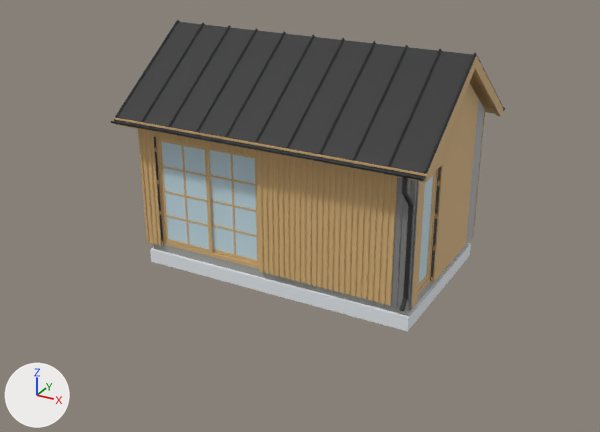
One commit to the glTF model design-review/15-kvm-forrad/model.glb: the scene before it, then after it.
One viewpoint serves both versions: a 50 mm lens placed at (9031.0, -10830.0, 6578.0), pointed at (2524.0, 1001.0, 662.0). Every picture has the same lights, and +X, +Y and +Z are marked at lower left. The picture after the commit comes second. Where no turn or scale is listed for an object, it has been applied to the vertices. Vertices at exactly the same position are counted once.

The first picture shows 'b110', 'b116', 'b140', 'b153', 'b172', 'b2', 'b281', 'b282', 'b284', 'b285', 'b286', 'b287', 'b4' and 92 more.
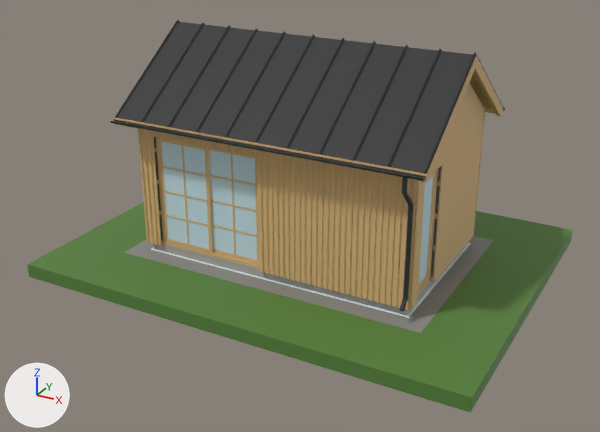
Patch to the scene script:
```diff
--- a/design-review/15-kvm-forrad/model.glb.py
+++ b/design-review/15-kvm-forrad/model.glb.py
@@ mat_gras_matt @@
+mat_gras_matt = principled_material('Gras matt')
+mat_gras_matt.base_color = (0.0931, 0.216, 0.0423)  # green #56803a
+mat_gras_matt.roughness = 0.6
@@ mat_singel_gra @@
+mat_singel_gra = principled_material('Singel gra')
+mat_singel_gra.base_color = (0.254, 0.254, 0.231)  # grey #8a8a84
+mat_singel_gra.roughness = 0.6
@@ me_body1418 @@
 me_body1418.from_pydata(...)  # 10 vertices, 16 faces; spans x -61.0..61.0, y -24.0..24.0, z -1208.0..1208.0
 # used by ob_b286; location = (4790.0, -61.0, 1208.0)
+# me_body1418 part 1: 16 faces spanning x -61.0..61.0, y -24.0..24.0, z -1208.0..1208.0 switch from mat_steel___satin (grey #a0a0a0) to mat_tra__gran (beige #d6b27a)
@@ me_body1419 @@
 me_body1419.from_pydata(...)  # 10 vertices, 16 faces; spans x -61.0..61.0, y -24.0..24.0, z -1208.0..1208.0
 # used by ob_b287; location = (4892.0, -61.0, 1208.0)
+# me_body1419 part 2: 16 faces spanning x -61.0..61.0, y -24.0..24.0, z -1208.0..1208.0 switch from mat_steel___satin (grey #a0a0a0) to mat_tra__gran (beige #d6b27a)
@@ me_mark_gras @@
+me_mark_gras.from_pydata(...)  # 16 vertices, 32 faces; spans x -4084.0..4084.0, y -3085.0..3085.0, z -125.0..125.0
+me_mark_gras.materials.append(mat_gras_matt)  # green #56803a
@@ me_mark_singel @@
+me_mark_singel.from_pydata(...)  # 16 vertices, 32 faces; spans x -2884.0..2884.0, y -1884.0..1884.0, z -125.0..125.0
+me_mark_singel.materials.append(mat_singel_gra)  # grey #8a8a84
@@ ob_b480 @@
+ob_b480 = bpy.data.objects.new('b480', me_mark_gras)
+ob_b480.location = (2500.0, 1500.0, -275.0)
@@ ob_b479 @@
+ob_b479 = bpy.data.objects.new('b479', me_mark_singel)
+ob_b479.location = (2500.0, 1500.0, -275.0)
```

What differs and where, as boxes (x1, y1, x2, y2) in the pictures (600 x 432 px):
'b480', added (green)
    after: (27, 202, 573, 413)
'b479', added
    after: (124, 236, 494, 333)
part 1 of me_body1418, recoloured (grey to beige)
    both: (391, 177, 403, 307)
part 2 of me_body1419, recoloured (grey to beige)
    both: (397, 179, 410, 308)
'b4', unchanged, covered by the edit
    before: (150, 243, 471, 331)
    after: (151, 243, 471, 318)
